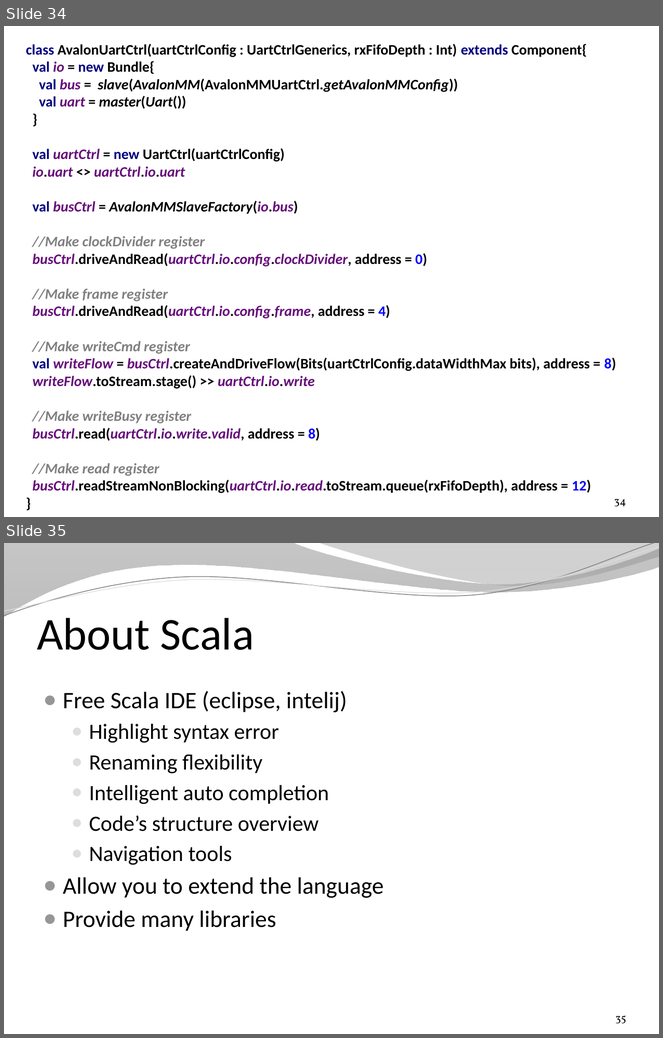
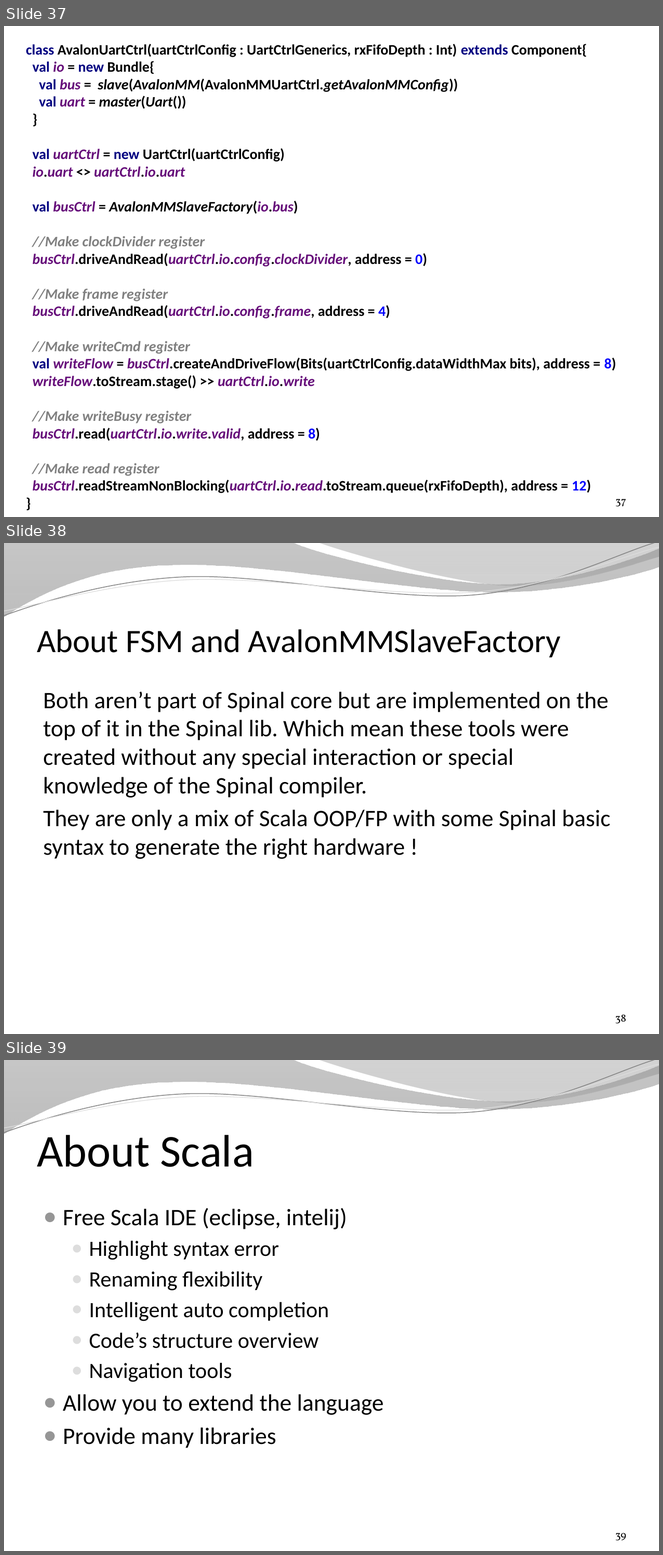
Before and after one commit to SpinalHDL/SpinalDoc, a slide deck: presentation/en/presentation.pptx. Shown one above the other, each under a label of ours: slides 34 and 35 before the commit, slides 37, 38 and 39 after it. The pictures are 663x1038 and 663x1555 pixels, drawn with LibreOffice and Linux fonts; fonts in the diff are those of the drawing; background and template pictures are left out. Boxes give left, top, right and bottom in pixels: in the first picture for what was removed or moved away, otherwise in the second. Text is boxed around its words. In the diff, an @@ line names an element or a change of style, - is before the commit and + after.

```diff
--- a/presentation/en/presentation.pptx
+++ b/presentation/en/presentation.pptx
@@ slide 38 added at [4,543,659,1034], background picture (left out); not listed: 4 template elements that a slide beside it also shows @@
@@ title added at [37,629,561,657], 36 pt, text #000000 @@
+About FSM and AvalonMMSlaveFactory
@@ text added at [43,692,610,859], 26 pt, text #000000 @@
+Both aren’t part of Spinal core but are implemented on the top of it in the Spinal lib. Which mean these tools were created without any special interaction or special knowledge of the Spinal compiler.
+They are only a mix of Scala OOP/FP with some Spinal basic syntax to generate the right hardware !
@@ page number added at [616,1015,626,1024], 12 pt, text #000000 @@
+38
@@ what was slide 34 is now slide 37 @@
@@ page number at [616,499,626,507]: text changed @@
-34
+37
@@ what was slide 35 is now slide 39 @@
@@ page number at [616,1533,626,1541]: text changed @@
-35
+39
```
Also in this commit, not shown: 1 slide changed, 3 other slides added, 6 slides removed, 2 other files.
